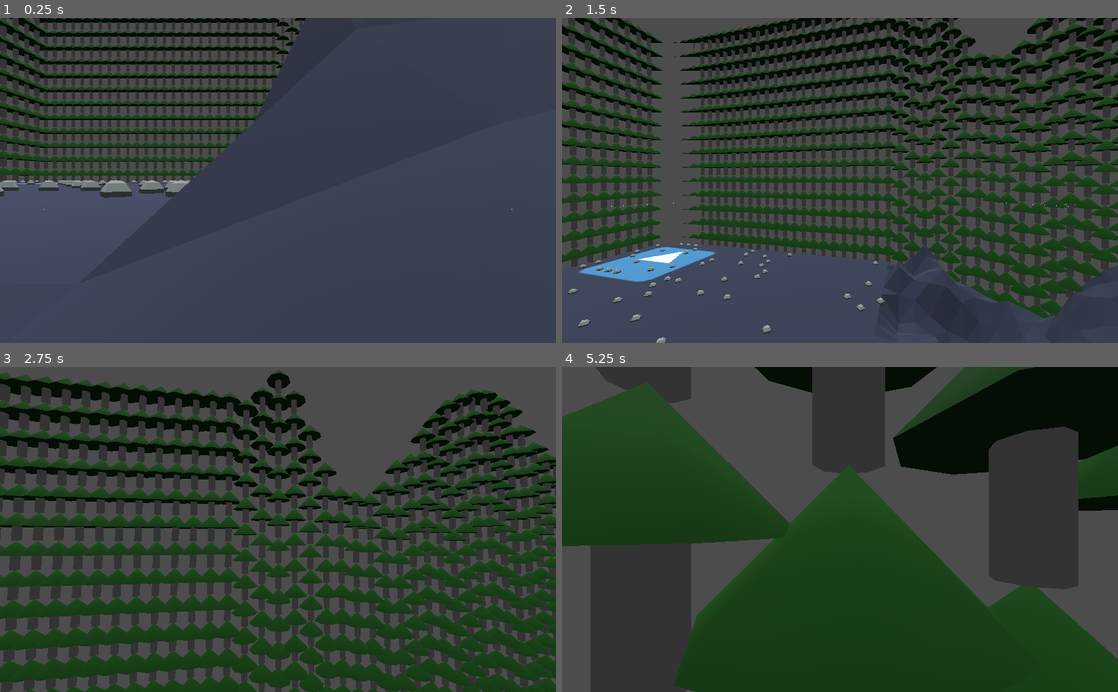
Above: before the commit, frames 1-4 (two rows, left to right).
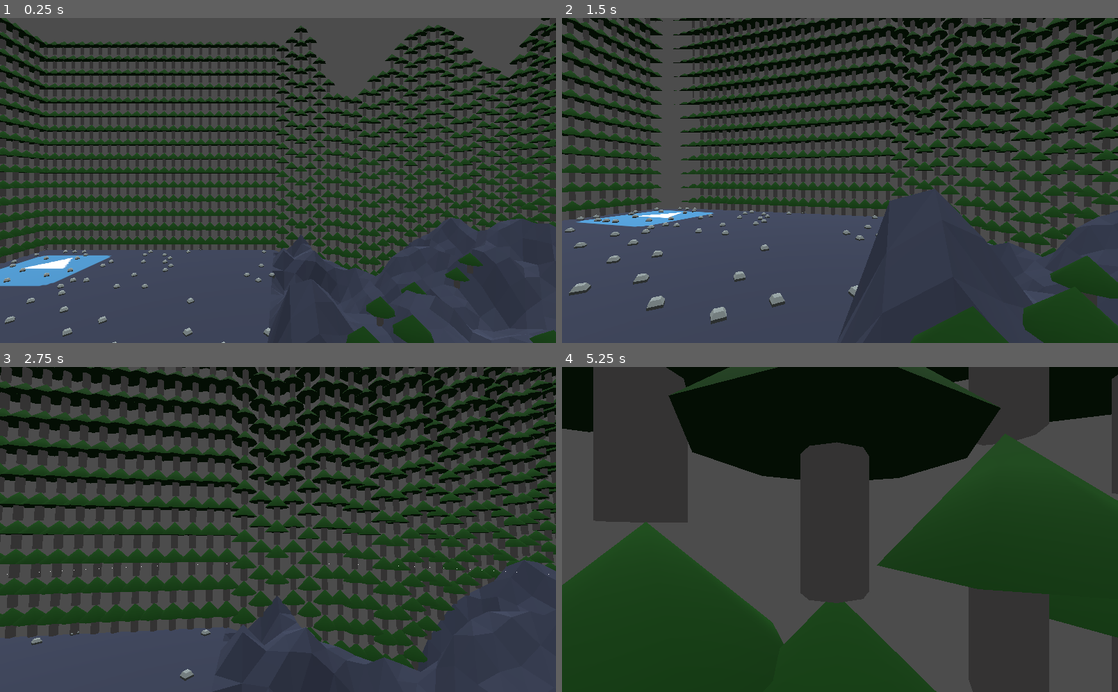
Above: after the commit, the same moments.

Repository: The-Portfolio-Organisation/MagickaTheMagicForest
Game: Godot game, scene res://Scenes/TestGeneration.tscn
Two runs of this game, one before a commit and one after it. Both use one fixed random seed, a clock stepped at 60 frames per second and the inputs below. The engine's default icon, where the game draws it, is replaced by a stand-in: a white triangle on a blue panel in a dark square.
Inputs (mouse positions are in pixels of both pictures, inside the frame that each line leads up to):
- Up to frame 1 (0.25 s): no input
- Up to frame 2 (1.5 s): move the mouse to (867, 180) at 0.52 s; hold W (move_forward) from 0.53 s (still down); tap Space (jump) at 0.77 s; move the mouse to (812, 180) at 1.27 s
- Up to frame 3 (2.75 s): keep holding W (move_forward); tap Space (jump) at 1.52 s; move the mouse to (289, 523) at 2.02 s
- Up to frame 4 (5.25 s): keep holding W (move_forward); move the mouse to (834, 536) at 2.77 s; tap Space (jump) at 3.02, 3.77, 4.52 s; move the mouse to (878, 532) at 3.52 s; move the mouse to (795, 526) at 4.27 s; move the mouse to (845, 529) at 5.02 s

The runs differ from the first frame. In frame 1, 42% of the frame differs, in the area x 0-100%, y 0-100%; in frame 2, 56%; in frame 3, 65%; in frame 4, 68%.

Commit message:
+ tower

Diff:
--- a/source/GeneratingMap.gd
+++ b/source/GeneratingMap.gd
@@ -2,6 +2,7 @@
 
 export(PackedScene) var tree;
 export(PackedScene) var rock;
+export(PackedScene) var tower;
 
 export(int) var noise_period = 80;
 export(int) var noise_octave = 6;
@@ -76,6 +77,8 @@
 
 	add_child(mesh_instance);
 
+	spawn_scene(tower, Vector3(0,50,0), 50)
+
 func spawn_scene(scene, pos, scale):
 	var inst = scene.instance();
 
--- a/source/Scenes/TestGeneration.tscn
+++ b/source/Scenes/TestGeneration.tscn
@@ -6,6 +6,7 @@
 [ext_resource path="res://Subobjects/map/rock.tscn" type="PackedScene" id=4]
 [ext_resource path="res://Subobjects/map/tree.tscn" type="PackedScene" id=5]
 [ext_resource path="res://Assets/Audio/icon.png" type="Texture" id=6]
+[ext_resource path="res://Subobjects/map/tower.tscn" type="PackedScene" id=7]
 
 [sub_resource type="SpatialMaterial" id=4]
 albedo_texture = ExtResource( 6 )
@@ -19,6 +20,7 @@
 script = ExtResource( 1 )
 tree = ExtResource( 5 )
 rock = ExtResource( 4 )
+tower = ExtResource( 7 )
 noise_period = 150
 noise_octave = 10
 map_size = Vector2( 1000, 1000 )
@@ -28,7 +30,7 @@
 texture = ExtResource( 2 )
 
 [node name="Player" parent="." instance=ExtResource( 3 )]
-transform = Transform( 1, 0, 0, 0, 1, 0, 0, 0, 1, -0.407835, 3.21584, 0.921881 )
+transform = Transform( 1, 0, 0, 0, 1, 0, 0, 0, 1, -0.408, 150, 0.922 )
 speed = 150
 jump_impulse = 100
 
--- a/source/Subobjects/map/tower.tscn
+++ b/source/Subobjects/map/tower.tscn
@@ -8,6 +8,7 @@
 [node name="Spatial" type="Spatial"]
 
 [node name="RigidBody" type="RigidBody" parent="."]
+mode = 1
 
 [node name="CSGCylinder" type="CSGCylinder" parent="RigidBody"]
 transform = Transform( 1, 0, 0, 0, 2, 0, 0, 0, 1, 0, 0, 0 )
Not shown: 1 places in source/Scenes/TestGeneration.tscn that only renumber resources
